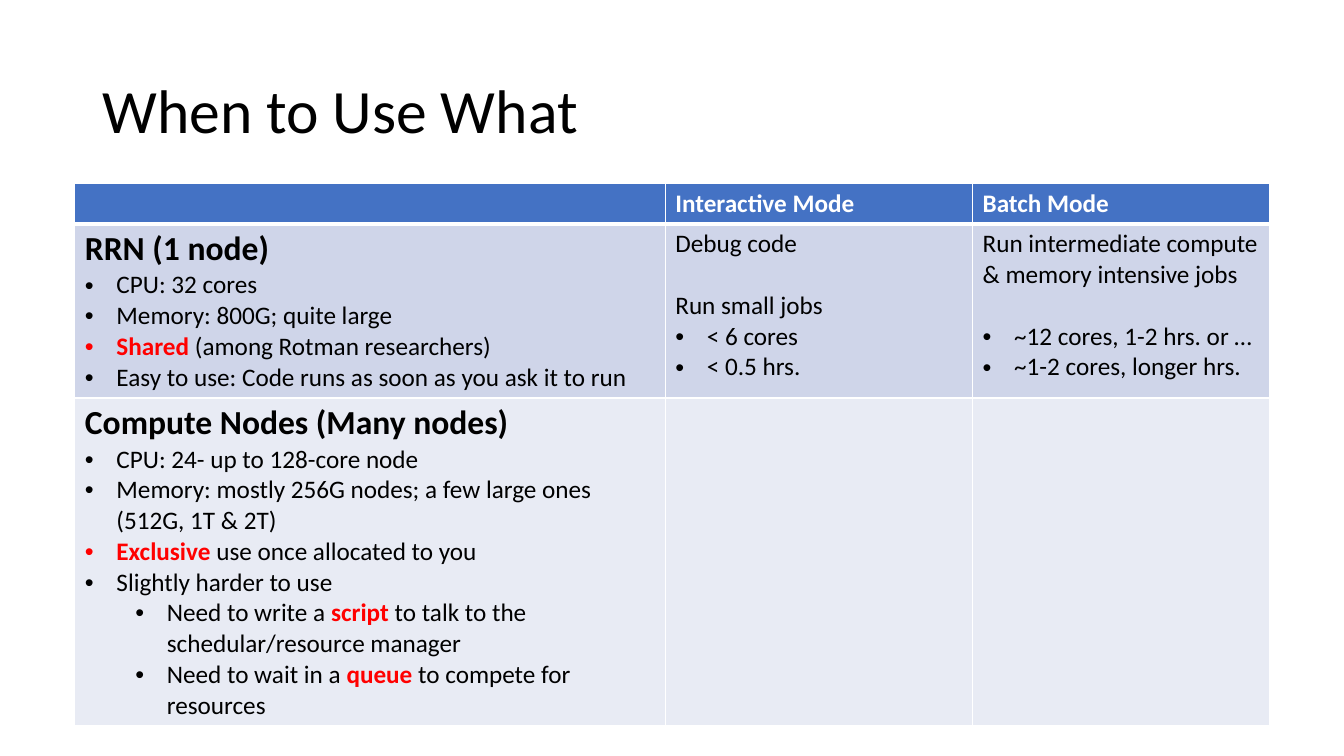
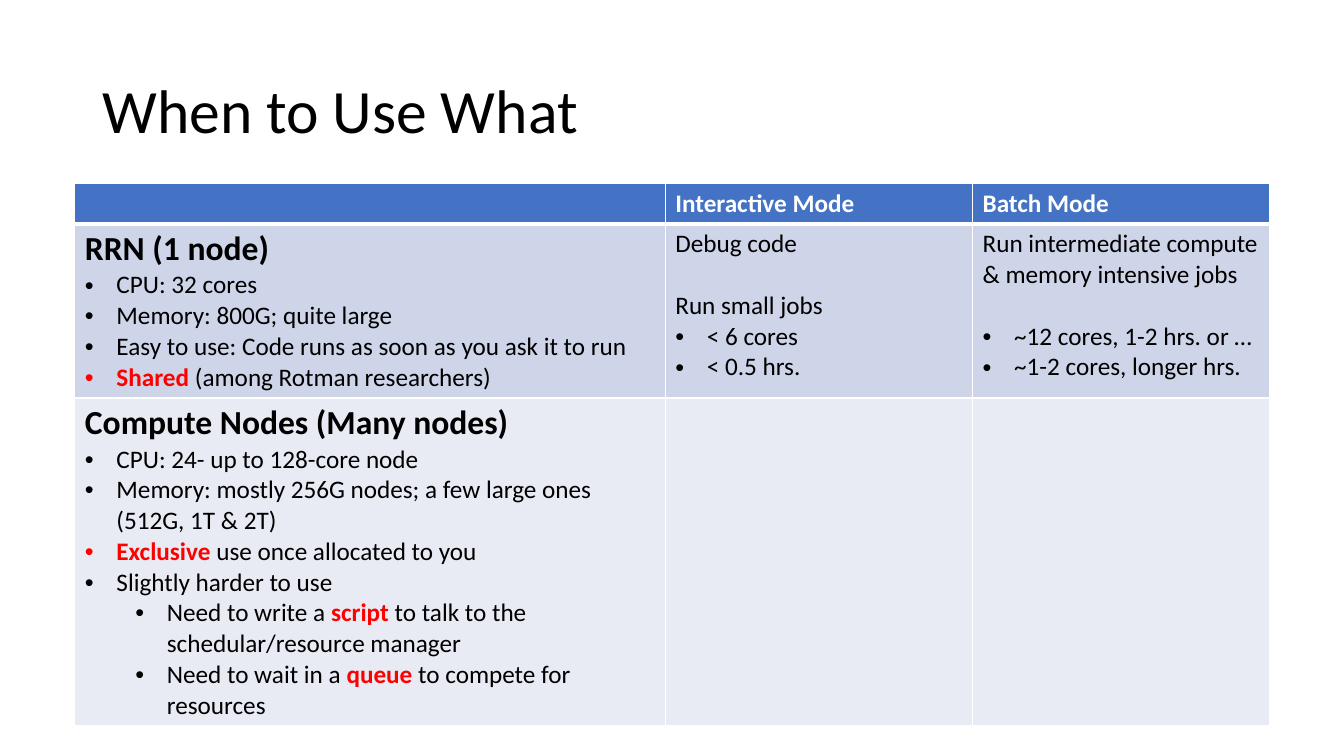
Before and after one commit to tdmdal/rrn-workshop, a slide deck: slide 21 of rrn_intro.pptx. Drawn at 1344x756 pixels with LibreOffice and Linux fonts; fonts in the diff are those of the drawing. Boxes give left, top, right and bottom in pixels: in the first picture for what was removed or moved away, otherwise in the second. Text is boxed around its words. In the diff, an @@ line names an element or a change of style, - is before the commit and + after.

```diff
--- a/rrn_intro.pptx
+++ b/rrn_intro.pptx
@@ table at <box>75,184,1270,719</box> @@
-row 2, column 1: RRN (1 node) / CPU: 32 cores / Memory: 800G; quite large / Shared (among Rotman researchers) / Easy to use: Code runs as soon as you ask it to run
+row 2, column 1: RRN (1 node) / CPU: 32 cores / Memory: 800G; quite large / Easy to use: Code runs as soon as you ask it to run / Shared (among Rotman researchers)
```
Also in this commit, not shown: 6 other slides changed, 10 slides added, 2 other files.
